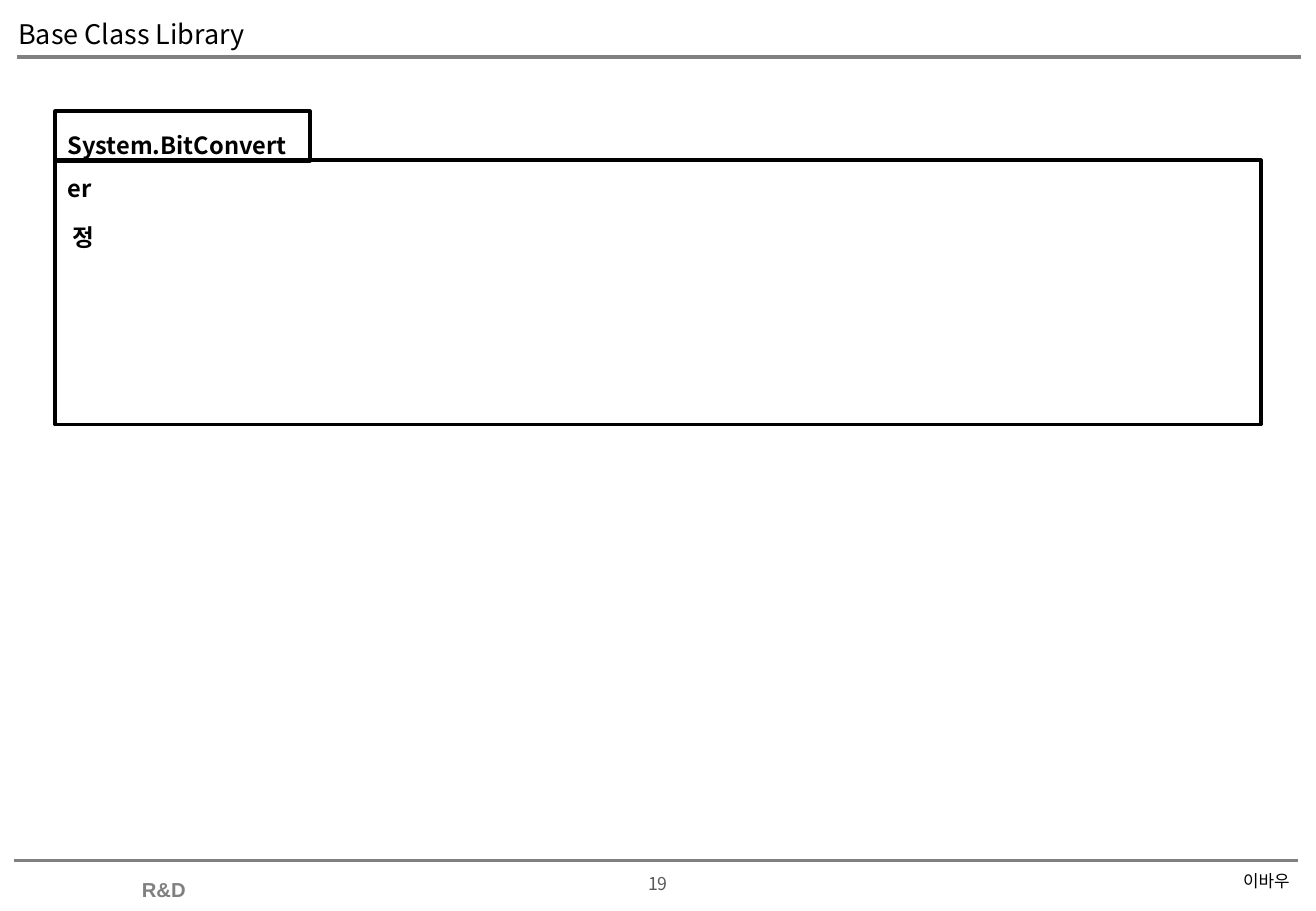
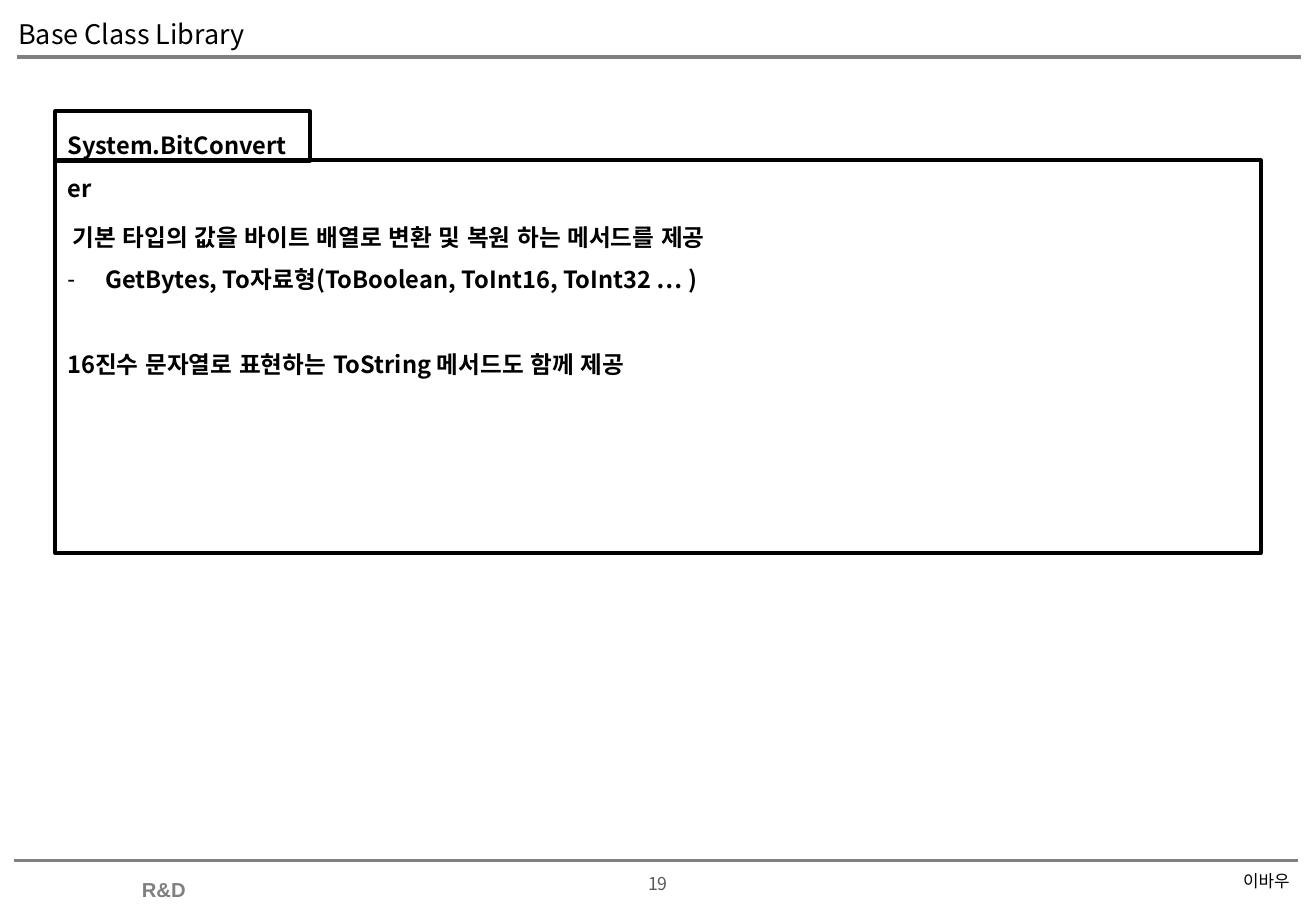
Before and after one commit to soultomind/CSharpStudy, a slide deck: slide 19 of CSharpStudy.Day20200627/Base Class Library.pptx. Drawn at 1316x911 pixels with LibreOffice and Linux fonts; fonts in the diff are those of the drawing; background and template pictures are left out. Boxes give left, top, right and bottom in pixels: in the first picture for what was removed or moved away, otherwise in the second. Text is boxed around its words. In the diff, an @@ line names an element or a change of style, - is before the commit and + after.

```diff
--- a/CSharpStudy.Day20200627/Base Class Library.pptx
+++ b/CSharpStudy.Day20200627/Base Class Library.pptx
@@ rectangle "기본 타입의 값을 바이트 배열로 ...": place and size @@
-rectangle "기본 타입의 값을 바이트 배열로 ..." at [56, 160, 1261, 425]
+rectangle "기본 타입의 값을 바이트 배열로 ..." at [56, 160, 1261, 554]
@@ text in rectangle at [67, 226, 704, 379]: text changed @@
-정
+기본 타입의 값을 바이트 배열로 변환 및 복원 하는 메서드를 제공
+– GetBytes, To자료형(ToBoolean, ToInt16, ToInt32 … )
+16진수 문자열로 표현하는 ToString 메서드도 함께 제공
```
Also in this commit, not shown: 1 other slide changed, 6 slides added, 5 other files.
